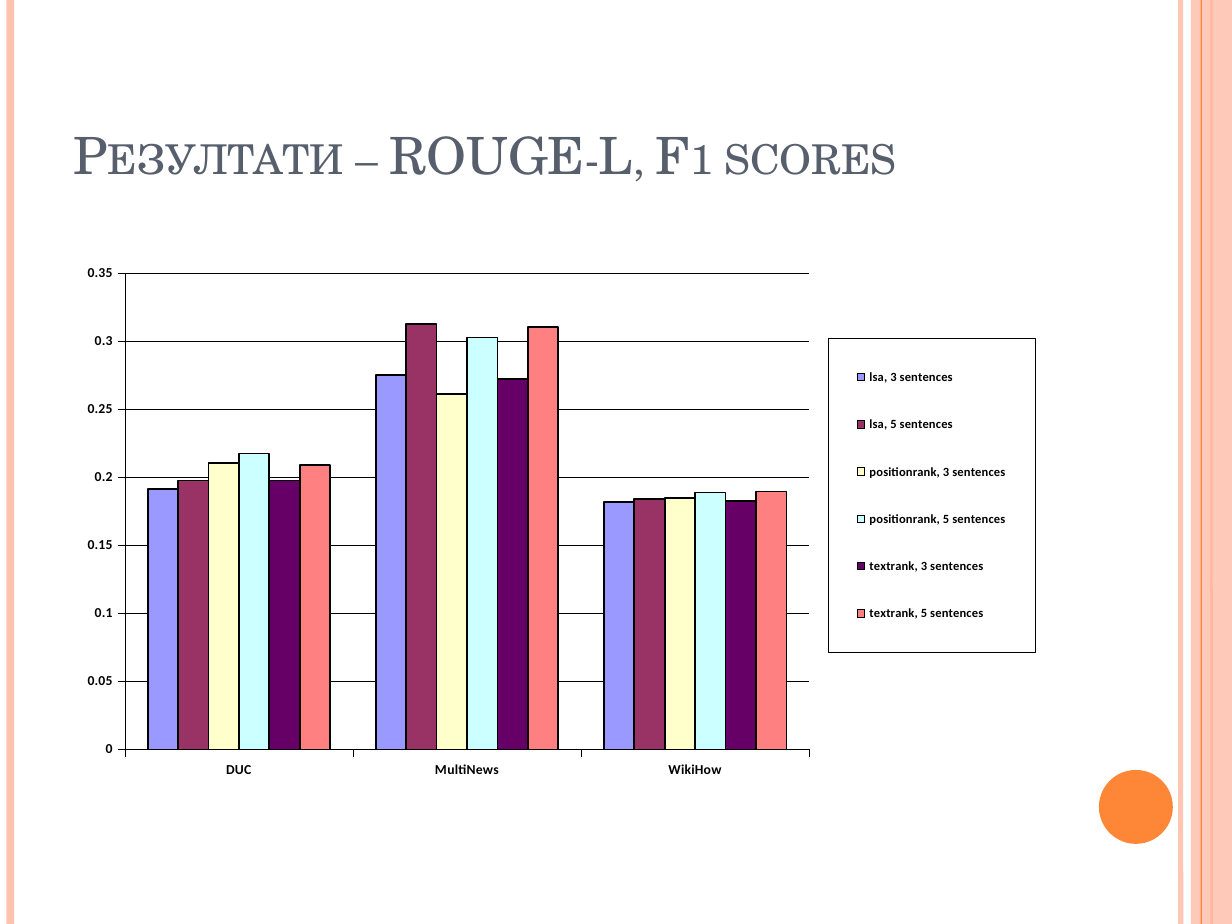
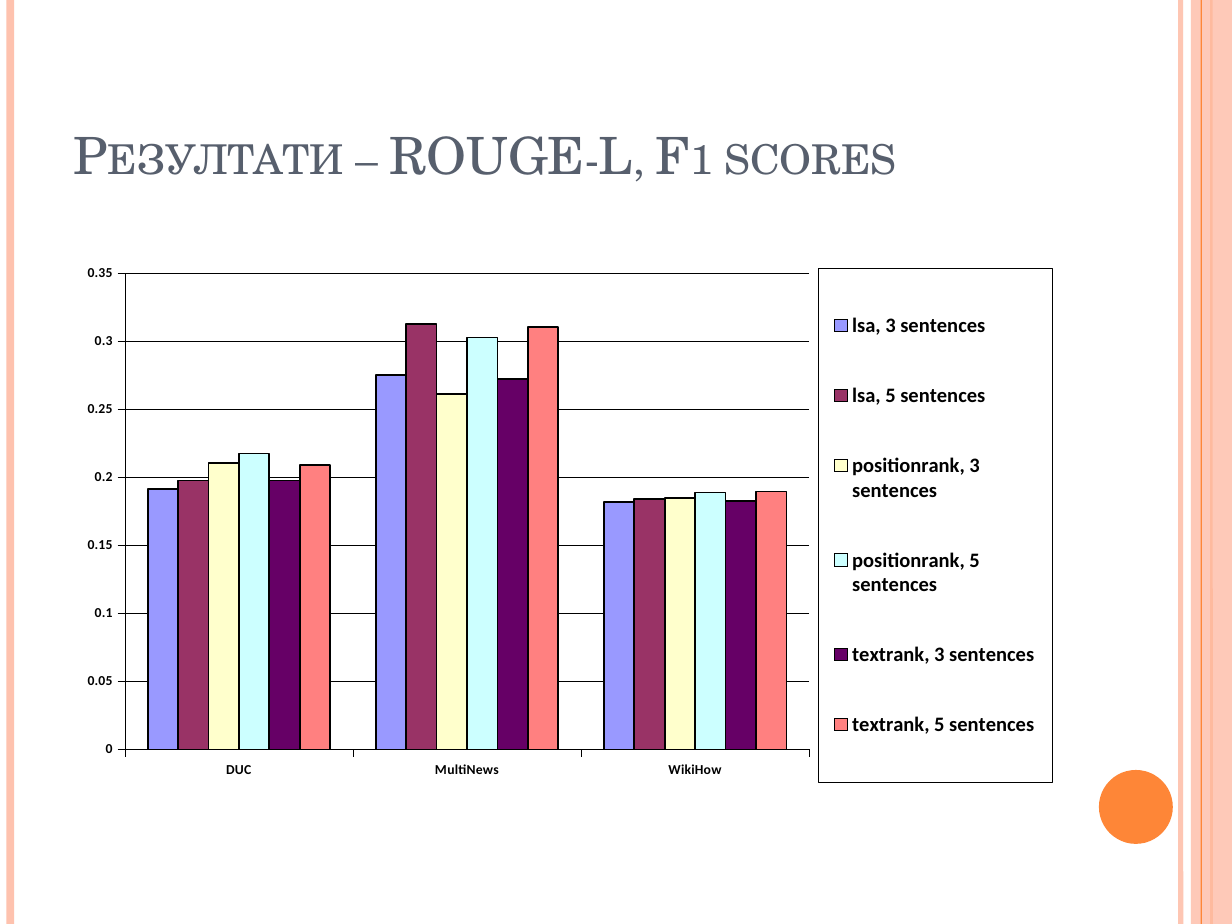
Before and after one commit to trvulkov/NLP-IE-project, a slide deck: slide 26 of presentation.pptx (slide 22 before the commit). Drawn at 1232x924 pixels with LibreOffice and Linux fonts; fonts in the diff are those of the drawing. Boxes give left, top, right and bottom in pixels: in the first picture for what was removed or moved away, otherwise in the second. Text is boxed around its words. In the diff, an @@ line names an element or a change of style, - is before the commit and + after.

```diff
--- a/presentation.pptx
+++ b/presentation.pptx
@@ column chart at bbox=[62, 216, 1068, 872] @@
@@ legend changed @@
```
Also in this commit, not shown: 1 other slide changed, 4 slides added.
